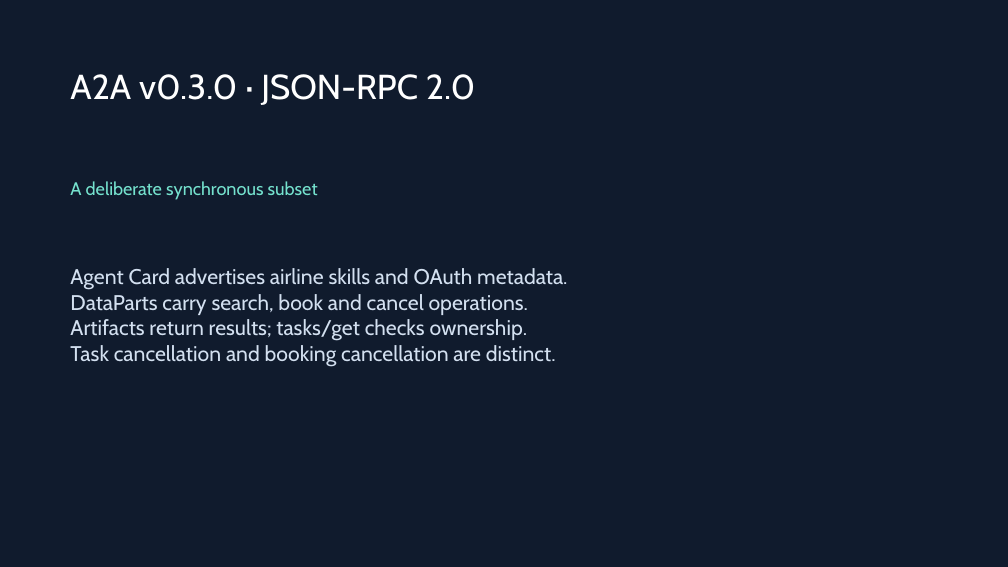
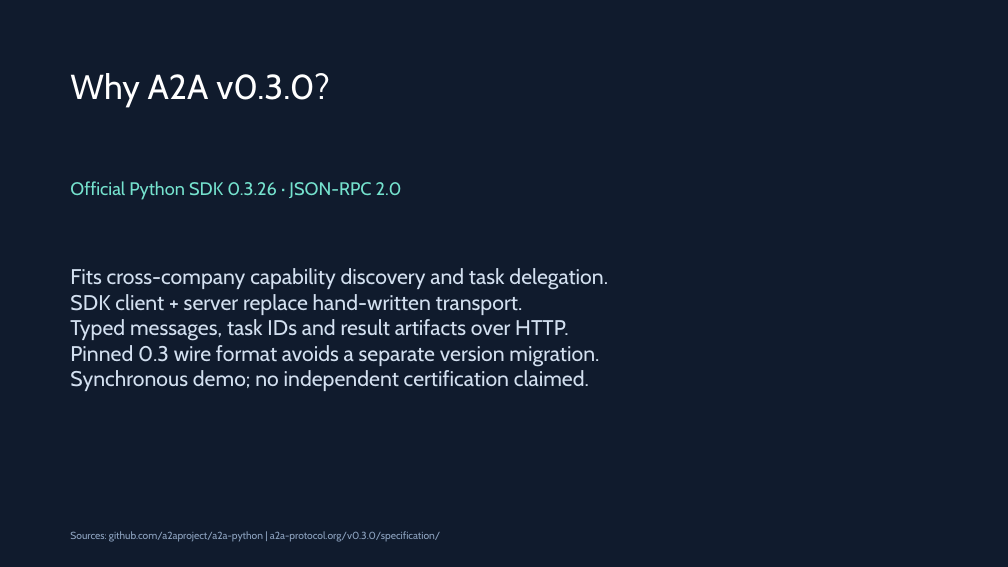
Before and after one commit to nishalpk/ai.at.core, a slide deck: slide 3 of docs/approach.pptx. Drawn at 1008x567 pixels with LibreOffice and Linux fonts; fonts in the diff are those of the drawing. Boxes give left, top, right and bottom in pixels: in the first picture for what was removed or moved away, otherwise in the second. Text is boxed around its words. In the diff, an @@ line names an element or a change of style, - is before the commit and + after.

```diff
--- a/docs/approach.pptx
+++ b/docs/approach.pptx
@@ text at bbox=[70, 73, 330, 107]: text changed @@
-A2A v0.3.0 · JSON-RPC 2.0
+Why A2A v0.3.0?
@@ text at bbox=[70, 181, 402, 200]: text changed @@
-A deliberate synchronous subset
+Official Python SDK 0.3.26 · JSON-RPC 2.0
@@ text at bbox=[70, 268, 608, 391]: text changed @@
-Agent Card advertises airline skills and OAuth metadata.
-DataParts carry search, book and cancel operations.
-Artifacts return results; tasks/get checks ownership.
-Task cancellation and booking cancellation are distinct.
+Fits cross-company capability discovery and task delegation.
+SDK client + server replace hand-written transport.
+Typed messages, task IDs and result artifacts over HTTP.
+Pinned 0.3 wire format avoids a separate version migration.
+Synchronous demo; no independent certification claimed.
@@ text added at bbox=[70, 531, 440, 542], 9.8 pt, text #8DA3C0 @@
+Sources: github.com/a2aproject/a2a-python | a2a-protocol.org/v0.3.0/specification/
```
Also in this commit, not shown: 4 other slides changed, 3 slides added, 3 slides removed, 38 other files.
